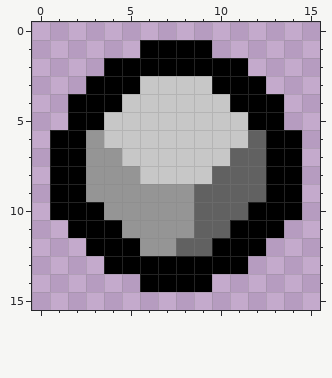
A pixel-art sprite gets an edit: assets/img/objects/rock.png. The picture above is the old version.
The file is 16x16 pixels.
Now the later version:
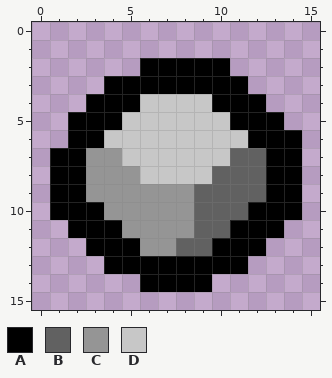
Palette (. is transparent): A #000000  B #616161  C #959595  D #c7c7c7
The exact change:
@@ x 0..15 @@
  0 ................
- 1 ......AAAA......
- 2 ....AAAAAAAA....
- 3 ...AAADDDDAAA...
- 4 ..AAADDDDDDAAA..
- 5 ..AADDDDDDDDAA..
- 6 .AACDDDDDDDDBAA.
+ 1 ................
+ 2 ......AAAAA.....
+ 3 ....AAAAAAAA....
+ 4 ...AAADDDDAAA...
+ 5 ..AAADDDDDDAAA..
+ 6 ..AADDDDDDDDAAA.
  7 .AACCDDDDDDBBAA.
